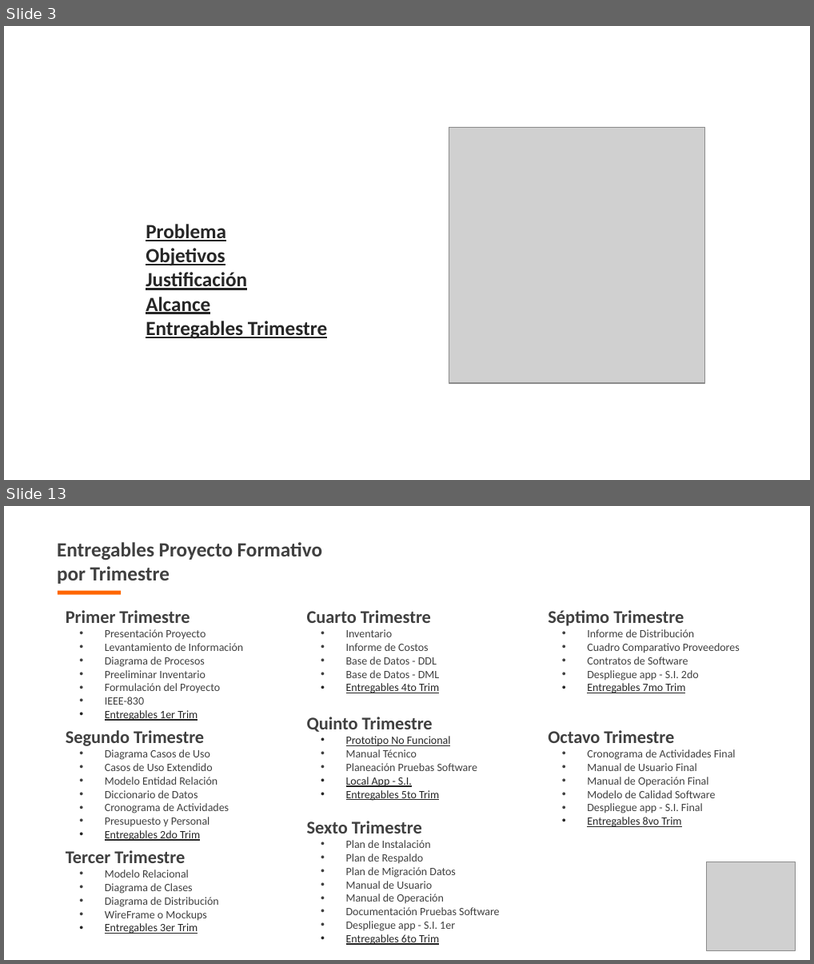
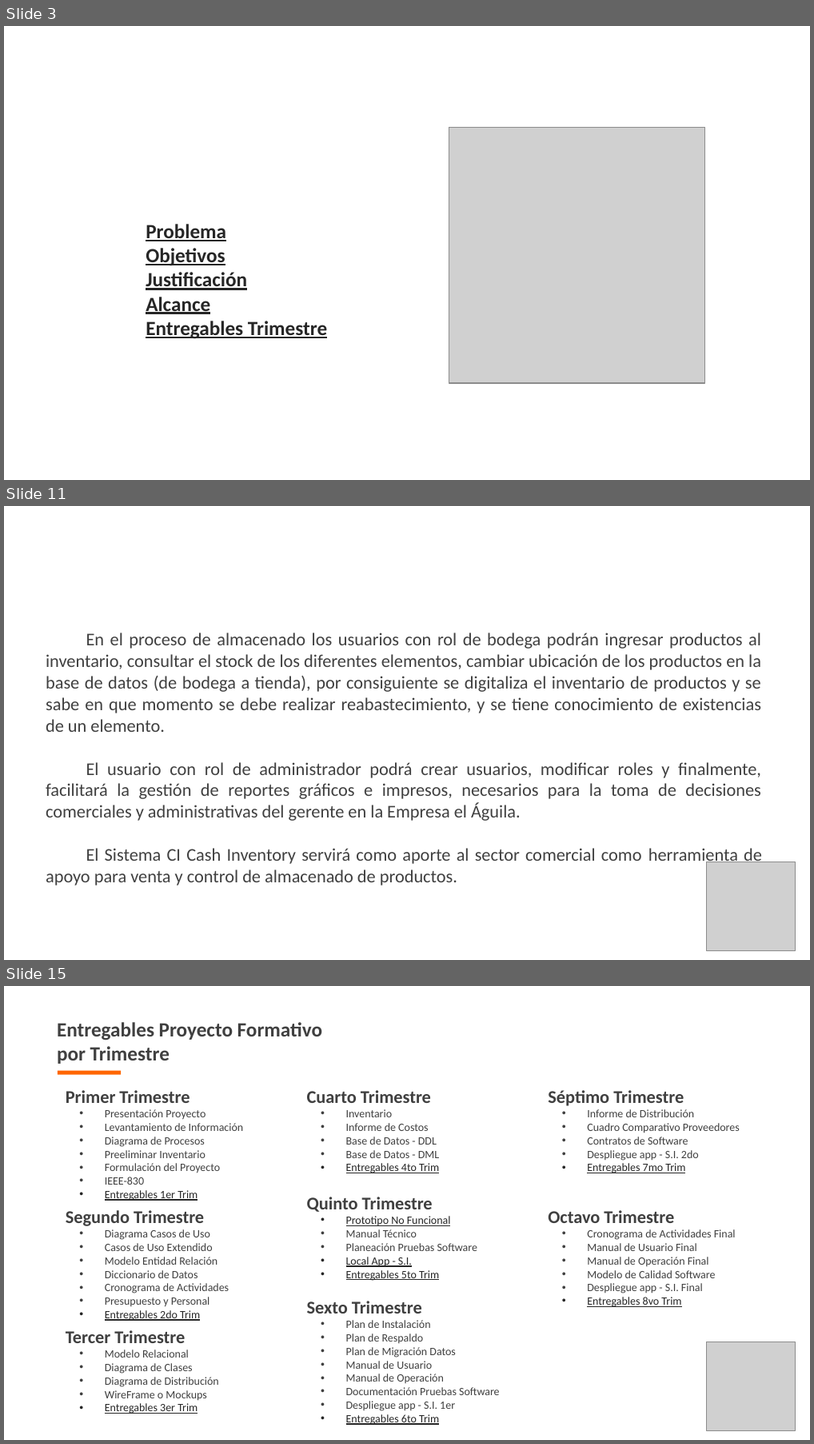
Before and after one commit to bsgaleano20/proyecto_tec_adsi, a slide deck: app/app_documentacion/1er_trim/1_1_1_presentacion_proyecto.pptx. Shown one above the other, each under a label of ours: slides 3 and 13 before the commit, slides 3, 11 and 15 after it; the slides between them are not shown. The pictures are 814x964 and 814x1444 pixels, drawn with LibreOffice and Linux fonts; fonts in the diff are those of the drawing; grey boxes stand for pictures; background and template pictures are left out. Boxes give left, top, right and bottom in pixels: in the first picture for what was removed or moved away, otherwise in the second. Text is boxed around its words. In the diff, an @@ line names an element or a change of style, - is before the commit and + after.

Commit message:
Correcciónes realizadas por el profesor en diapositvias y diagramas de proceso

```diff
--- a/app/app_documentacion/1er_trim/1_1_1_presentacion_proyecto.pptx
+++ b/app/app_documentacion/1er_trim/1_1_1_presentacion_proyecto.pptx
@@ slide 11 added at box(4, 506, 810, 960), background picture (left out) @@
@@ text added at box(38, 528, 286, 585), 36 pt, text #FFFFFF, bold @@
+Justificación
@@ text added at box(46, 632, 762, 885), 16 pt, text #404040 @@
+En el proceso de almacenado los usuarios con rol de bodega podrán ingresar productos al inventario, consultar el stock de los diferentes elementos, cambiar ubicación de los productos en la base de datos (de bodega a tienda), por consiguiente se digitaliza el inventario de productos y se sabe en que momento se debe realizar reabastecimiento, y se tiene conocimiento de existencias de un elemento.
+El usuario con rol de administrador podrá crear usuarios, modificar roles y finalmente, facilitará la gestión de reportes gráficos e impresos, necesarios para la toma de decisiones comerciales y administrativas del gerente en la Empresa el Águila.
+El Sistema CI Cash Inventory servirá como aporte al sector comercial como herramienta de apoyo para venta y control de almacenado de productos.
@@ picture added at box(706, 862, 795, 950) @@
@@ what was slide 13 is now slide 15 @@
```
Also in this commit, not shown: 7 slides changed, 5 other slides added, 3 slides removed, 8 other files.
